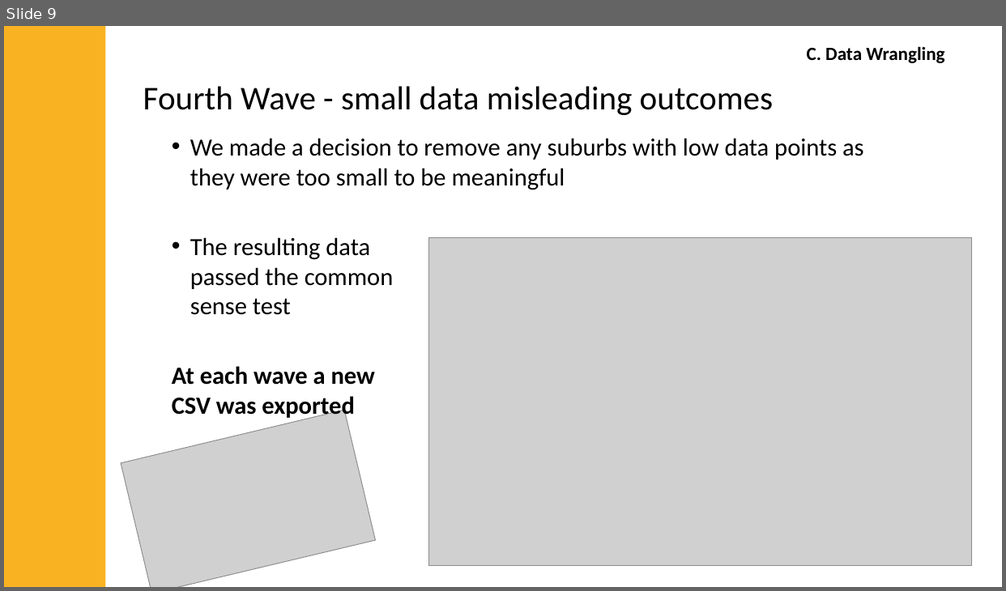
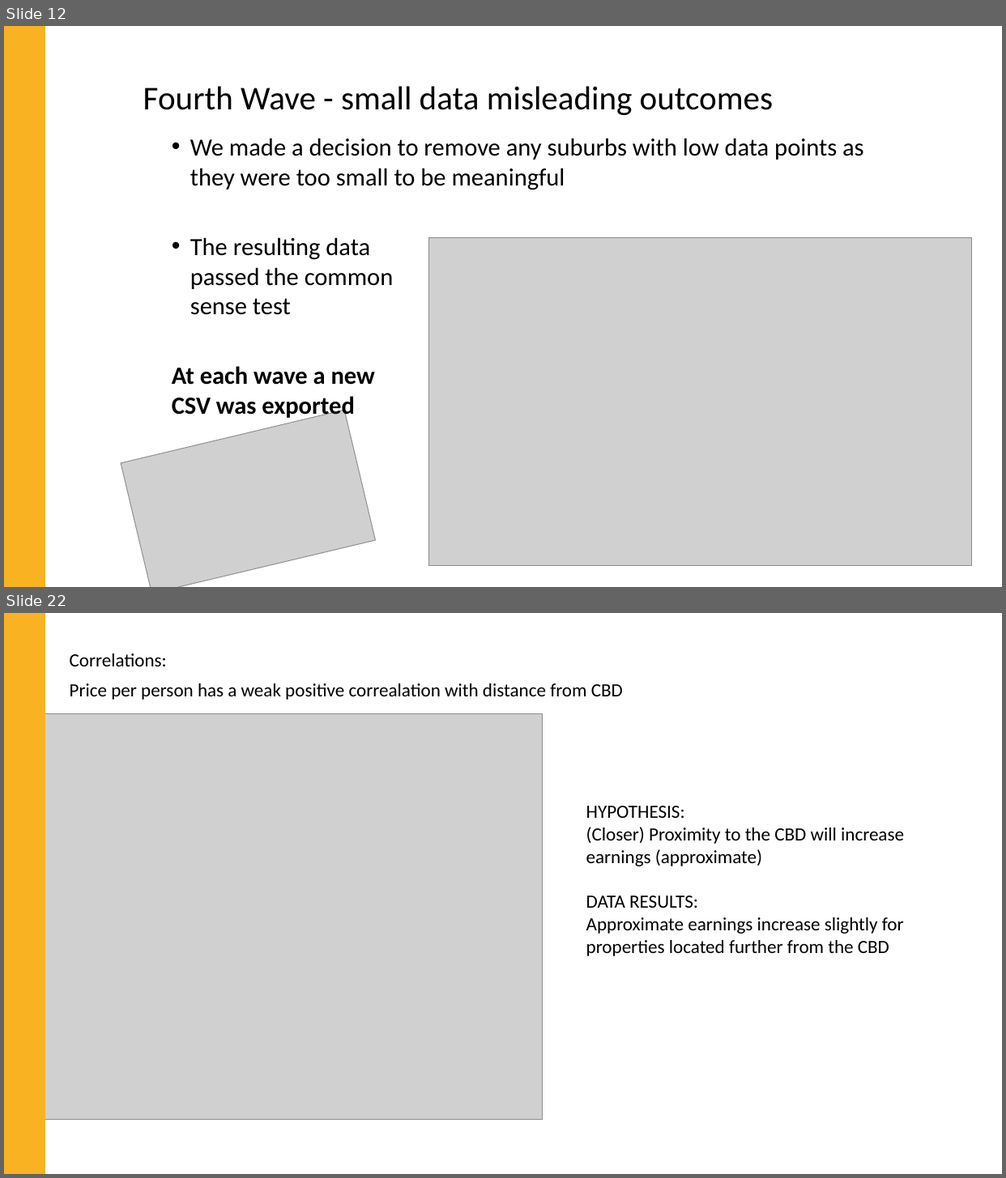
Before and after one commit to jMacProd/Project1, a slide deck: Presentation Slides/airbnbPresentationFinal.pptx. Shown one above the other, each under a label of ours: slide 9 before the commit, slides 12 and 22 after it; the slides between them are not shown. The pictures are 1006x591 and 1006x1178 pixels, drawn with LibreOffice and Linux fonts; fonts in the diff are those of the drawing; grey boxes stand for pictures. Boxes give left, top, right and bottom in pixels: in the first picture for what was removed or moved away, otherwise in the second. Text is boxed around its words. In the diff, an @@ line names an element or a change of style, - is before the commit and + after.

```diff
--- a/Presentation Slides/airbnbPresentationFinal.pptx
+++ b/Presentation Slides/airbnbPresentationFinal.pptx
@@ slide 22 added at <box>4,613,1002,1174</box>, background #FFFFFF @@
@@ rectangle added at <box>4,613,45,1174</box>, fill #F9B322 @@
@@ text added at <box>70,653,167,666</box>, 18 pt, text #000000 @@
+Correlations:
@@ text added at <box>70,683,623,700</box>, 18 pt, text #000000 @@
+Price per person has a weak positive correalation with distance from CBD
@@ picture added at <box>39,713,543,1120</box> @@
@@ text added at <box>586,806,904,956</box>, 18 pt, text #000000 @@
+HYPOTHESIS:
+(Closer) Proximity to the CBD will increase earnings (approximate)
+DATA RESULTS:
+Approximate earnings increase slightly for properties located further from the CBD
@@ what was slide 9 is now slide 12 @@
@@ slide 12 changed as well @@
@@ rectangle: place and size @@
-rectangle at <box>4,26,106,587</box>
+rectangle at <box>4,26,45,587</box>
@@ text removed at <box>807,46,944,63</box> @@
-C. Data Wrangling
```
Also in this commit, not shown: 8 other slides changed, 16 other slides added, 4 other files.
